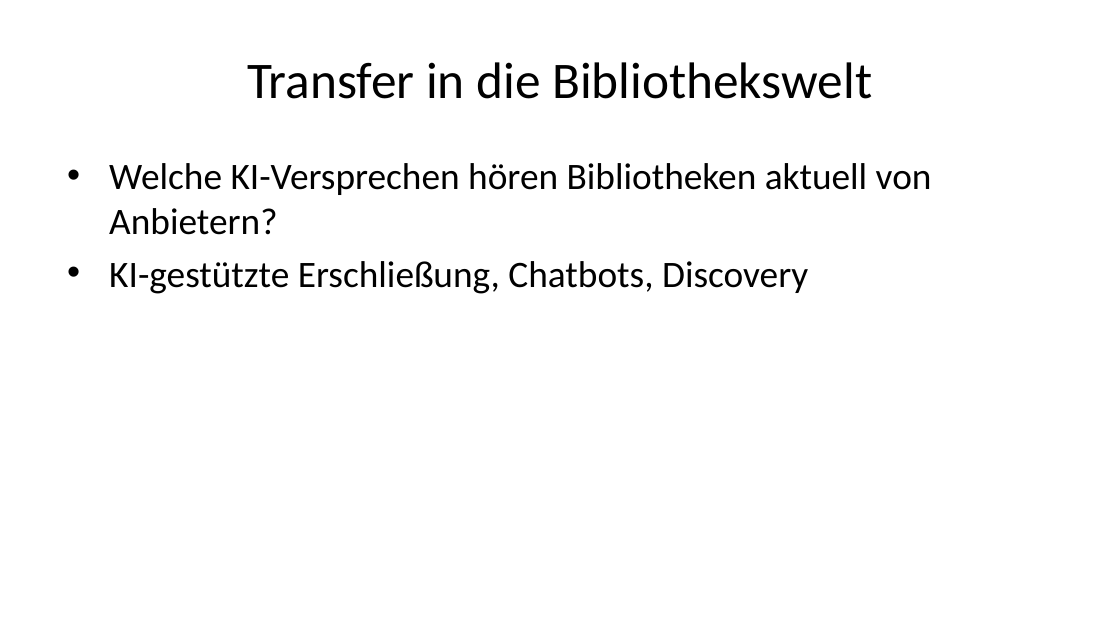
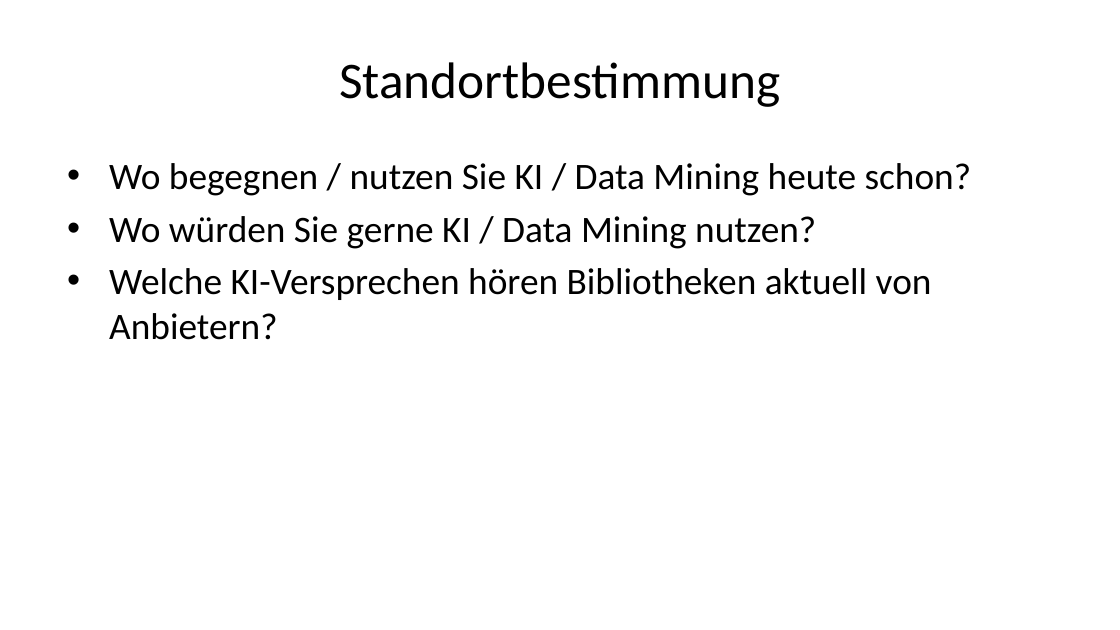
Before and after one commit to daswesen/2026-hu-berlin-data-mining, a slide deck: slide 8 of Konsultation_IBI_Deck.pptx (slide 10 before the commit). Drawn at 1120x630 pixels with LibreOffice and Linux fonts; fonts in the diff are those of the drawing. Boxes give left, top, right and bottom in pixels: in the first picture for what was removed or moved away, otherwise in the second. Text is boxed around its words. In the diff, an @@ line names an element or a change of style, - is before the commit and + after.

```diff
--- a/Konsultation_IBI_Deck.pptx
+++ b/Konsultation_IBI_Deck.pptx
@@ title at <box>339,62,780,107</box>: text changed @@
-Transfer in die Bibliothekswelt
+Standortbestimmung
@@ text at <box>109,163,972,249</box>: paragraphs added @@
+• Wo begegnen / nutzen Sie KI / Data Mining heute schon?
+• Wo würden Sie gerne KI / Data Mining nutzen?
@@ text at <box>109,261,808,294</box>: paragraph removed @@
-• KI-gestützte Erschließung, Chatbots, Discovery
```
Also in this commit, not shown: 15 other slides changed, 5 slides added, 5 slides removed, 52 other files.
